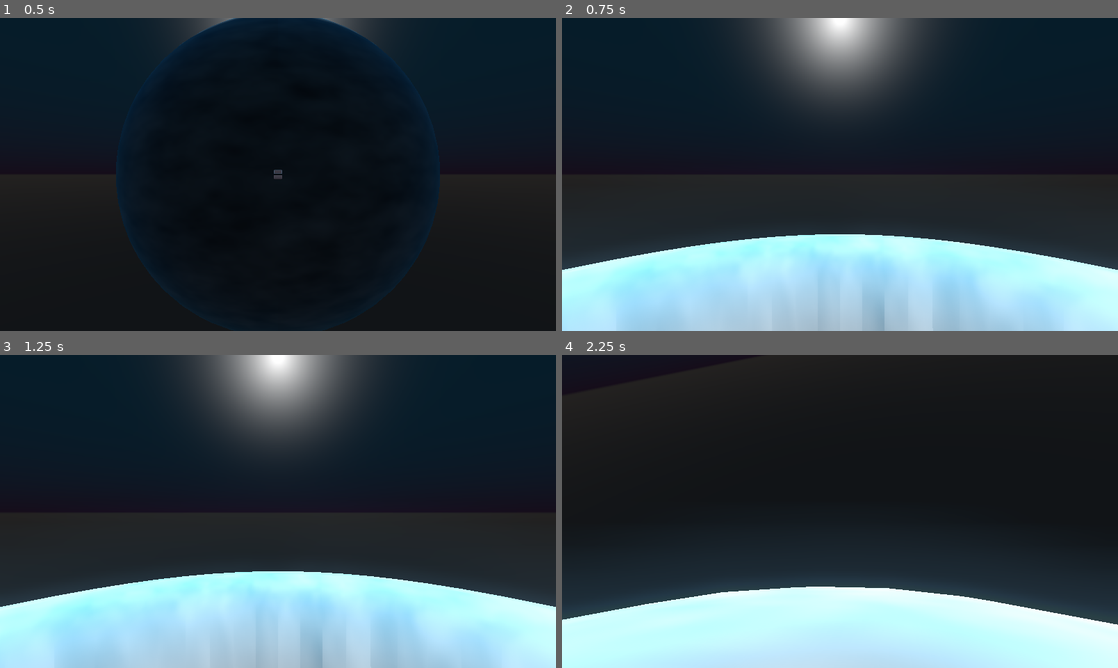
Above: before the commit, frames 1-4 (two rows, left to right).
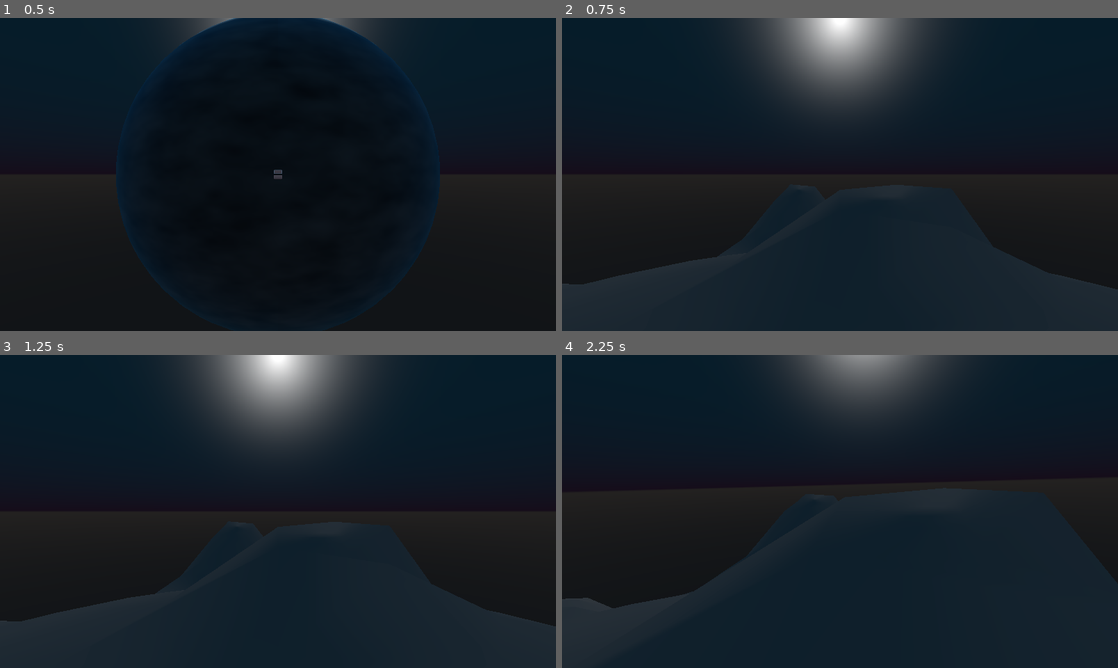
Above: after the commit, the same moments.

Repository: Niemi-Bros-Entertainment/Godot-Wild-Jam-48
Game: Godot game, scene res://Scenes/Title.tscn
The game is run twice, just before and just after one commit, with the same random seed, the same clock (stepped at 60 frames per second) and the same inputs.
Inputs (mouse positions are in pixels of both pictures, inside the frame that each line leads up to):
- Up to frame 1 (0.5 s): no input
- Up to frame 2 (0.75 s): click "Engage" at 0.5 s
- Up to frame 3 (1.25 s): no input
- Up to frame 4 (2.25 s): tap Enter at 1.25 s; move the mouse to (867, 511) at 1.27 s; press the mouse at (867, 511) at 1.28 s; hold W (move_forward) from 1.28 s (still down); move the mouse to (812, 511) at 2.02 s; release the mouse at (812, 511) at 2.03 s; click (812, 511) at 2.1 s

Frame 1 is identical in both runs. In frame 2, 29% of the frame differs, in the area x 0-100%, y 67-100%; in frame 3, 29%; in frame 4, 34%, in the area x 0-100%, y 0-100%.

Commit message:
Started procedural planet generation
-created subfolder for Moon prefabs
-tweaked player controls to better suit slope movement

Diff:
--- a/Godot-Wild-Jam-48-Project/Scenes/Game.tscn
+++ b/Godot-Wild-Jam-48-Project/Scenes/Game.tscn
@@ -1,6 +1,6 @@
 [gd_scene load_steps=2 format=2]
 
-[ext_resource path="res://Scenes/Prefabs/Moon_Placeholder.tscn" type="PackedScene" id=2]
+[ext_resource path="res://Scenes/Prefabs/Moon/Moon_Placeholder.tscn" type="PackedScene" id=2]
 
 [node name="Game" type="Spatial"]
 
--- /dev/null
+++ b/Godot-Wild-Jam-48-Project/Scenes/Prefabs/Moon/ProceduralPlanet.tscn
@@ -0,0 +1,33 @@
+[gd_scene load_steps=8 format=2]
+
+[ext_resource path="res://Scripts/Procedural/PlanetData.gd" type="Script" id=1]
+[ext_resource path="res://Scripts/Procedural/Planet.gd" type="Script" id=2]
+[ext_resource path="res://Scripts/Procedural/PlanetNoise.gd" type="Script" id=3]
+
+[sub_resource type="OpenSimplexNoise" id=2]
+octaves = 9
+period = 54.6
+persistence = 0.613
+lacunarity = 1.43
+
+[sub_resource type="Resource" id=3]
+script = ExtResource( 3 )
+noise = SubResource( 2 )
+amplitude = 0.9
+minHeight = 0.5
+
+[sub_resource type="Resource" id=1]
+script = ExtResource( 1 )
+resolution = 25
+radius = 50.0
+planetNoise = [ SubResource( 3 ) ]
+
+[sub_resource type="SphereShape" id=4]
+radius = 50.0
+
+[node name="Planet" type="StaticBody"]
+script = ExtResource( 2 )
+planetData = SubResource( 1 )
+
+[node name="CollisionShape" type="CollisionShape" parent="."]
+shape = SubResource( 4 )
--- /dev/null
+++ b/Godot-Wild-Jam-48-Project/Scenes/Tests/ProceduralPlanetTest.tscn
@@ -0,0 +1,12 @@
+[gd_scene load_steps=2 format=2]
+
+[ext_resource path="res://Scenes/Prefabs/Moon/ProceduralPlanet.tscn" type="PackedScene" id=1]
+
+[node name="PlanetTest" type="Spatial"]
+
+[node name="Camera" type="Camera" parent="."]
+transform = Transform( 1, 0, 0, 0, 0.951057, 0.309017, 0, -0.309017, 0.951057, 0, 25, 100 )
+
+[node name="DirectionalLight" type="DirectionalLight" parent="."]
+
+[node name="Planet" parent="." instance=ExtResource( 1 )]
--- a/Godot-Wild-Jam-48-Project/Scenes/Tests/SphereWalker.tscn
+++ b/Godot-Wild-Jam-48-Project/Scenes/Tests/SphereWalker.tscn
@@ -1,11 +1,11 @@
 [gd_scene load_steps=3 format=2]
 
 [ext_resource path="res://Scenes/Prefabs/Player.tscn" type="PackedScene" id=1]
-[ext_resource path="res://Scenes/Prefabs/Moon_Placeholder.tscn" type="PackedScene" id=2]
+[ext_resource path="res://Scenes/Prefabs/Moon/ProceduralPlanet.tscn" type="PackedScene" id=2]
 
 [node name="PlanetWalker" type="Spatial"]
 
-[node name="Moon" parent="." instance=ExtResource( 2 )]
-
 [node name="Player" parent="." instance=ExtResource( 1 )]
 transform = Transform( 1, 0, 0, 0, 1, 0, 0, 0, 1, 0, 126.593, 0 )
+
+[node name="Planet" parent="." instance=ExtResource( 2 )]
--- a/Godot-Wild-Jam-48-Project/Scenes/Title.tscn
+++ b/Godot-Wild-Jam-48-Project/Scenes/Title.tscn
@@ -2,7 +2,7 @@
 
 [ext_resource path="res://Scripts/UI/PlayButton.gd" type="Script" id=1]
 [ext_resource path="res://Scripts/UI/QuitButton.gd" type="Script" id=2]
-[ext_resource path="res://Scenes/Prefabs/Moon_Placeholder.tscn" type="PackedScene" id=3]
+[ext_resource path="res://Scenes/Prefabs/Moon/Moon_Placeholder.tscn" type="PackedScene" id=3]
 
 [node name="Title" type="Control"]
 anchor_right = 1.0
--- a/Godot-Wild-Jam-48-Project/Scripts/Player.gd
+++ b/Godot-Wild-Jam-48-Project/Scripts/Player.gd
@@ -10,9 +10,9 @@
 const MOON_RADIUS :float = Constants.MOON_RADIUS
 const TRANSFORM_INTERPOLATE :float = 0.2
 const LOOK_PITCH_LIMIT :float = deg2rad(89.0)
-const GRAVITY_STRENGTH :float = 20.0
+const GRAVITY_STRENGTH :float = 10.0
 
-export(float) var speed = 50.0
+export(float) var speed = 8.0
 export(float) var acceleration = 5.0
 
 var direction :Vector3 = Vector3.ZERO
@@ -32,10 +32,11 @@
 
 	raycast.cast_to = raycast.to_local(ORIGIN - raycast.global_transform.origin)
 
-	direction += -up * GRAVITY_STRENGTH
+	if not is_on_floor():
+		direction += -up * GRAVITY_STRENGTH
 
 	velocity = velocity.linear_interpolate(direction * speed, acceleration * delta)
-	velocity = move_and_slide(velocity, up, true)
+	velocity = move_and_slide_with_snap(velocity, -up * GRAVITY_STRENGTH, up, true)
 
 	var xform :Transform = align_with_y(global_transform, up)
 	global_transform = global_transform.interpolate_with(xform, TRANSFORM_INTERPOLATE)
--- /dev/null
+++ b/Godot-Wild-Jam-48-Project/Scripts/Procedural/Planet.gd
@@ -0,0 +1,47 @@
+'Planet'
+tool
+extends Spatial
+
+export(Resource) var planetData setget set_planet_data
+var terrainFaces :Array = []
+var collisionShapes :Array = []
+
+const NORMALS :Array = [
+	Vector3.UP,
+	Vector3.DOWN,
+	Vector3.LEFT,
+	Vector3.RIGHT,
+	Vector3.FORWARD,
+	Vector3.BACK
+]
+
+func _ready():
+	on_data_changed()
+
+
+func on_data_changed():
+	if terrainFaces.empty():
+		terrainFaces.resize(NORMALS.size())
+		collisionShapes.resize(NORMALS.size())
+		for i in range(NORMALS.size()):
+			var cs :CollisionShape = CollisionShape.new()
+			var instance :TerrainFace = TerrainFace.new(NORMALS[i])
+			terrainFaces[i] = instance
+			collisionShapes[i] = cs
+			add_child(instance)
+			add_child(cs)
+	generate_mesh()
+	for i in range(collisionShapes.size()):
+		collisionShapes[i].shape = terrainFaces[i].convexShape
+
+
+func generate_mesh():
+	for t in terrainFaces:
+		(t as TerrainFace).construct_mesh(planetData)
+
+
+func set_planet_data(value):
+	planetData = value
+	on_data_changed()
+	if planetData != null and not planetData.is_connected("changed", self, "on_data_changed"):
+		planetData.connect("changed", self, "on_data_changed")
--- /dev/null
+++ b/Godot-Wild-Jam-48-Project/Scripts/Procedural/PlanetData.gd
@@ -0,0 +1,44 @@
+tool
+class_name PlanetData extends Resource
+
+export var resolution :int = 10 setget set_resolution
+export var radius :float = 50.0 setget set_radius
+export(Array, Resource) var planetNoise setget set_planet_noise
+
+#export var noise :OpenSimplexNoise setget set_noise
+#export var amplitude :float = 1.0 setget set_amplitude
+#export var minHeight :float = 1.0 setget set_min_height
+
+
+func set_radius(value):
+	radius = value
+	emit_signal("changed")
+
+
+func set_resolution(value):
+	resolution = value
+	resolution = int(clamp(resolution, 2, 256))
+	emit_signal("changed")
+
+
+func set_planet_noise(value):
+	planetNoise = value
+	emit_signal("changed")
+	for n in planetNoise:
+		# trigger our change, when noise resource changes
+		if n != null and not n.is_connected("changed", self, "on_data_changed"):
+			n.connect("changed", self, "on_data_changed")
+
+
+func on_data_changed():
+	emit_signal("changed")
+
+
+func point_on_planet(pointOnSphere :Vector3) -> Vector3:
+	var elevation :float = 0.0
+	for n in planetNoise:
+		var levelElevation = n.noise.get_noise_3dv(pointOnSphere * 100.0) # -1 to 1
+		levelElevation = levelElevation + 1 / 2.0 * n.amplitude
+		levelElevation = max(0.0, levelElevation - n.minHeight)
+		elevation += levelElevation
+	return pointOnSphere * radius * (elevation+1.0)
--- /dev/null
+++ b/Godot-Wild-Jam-48-Project/Scripts/Procedural/PlanetNoise.gd
@@ -0,0 +1,28 @@
+tool
+class_name PlanetNoise extends Resource
+
+export var noise :OpenSimplexNoise setget set_noise
+export var amplitude :float = 1.0 setget set_amplitude
+export var minHeight :float = 1.0 setget set_min_height
+
+
+func set_noise(value):
+	noise = value
+	emit_signal("changed")
+	# trigger our change, when noise resource changes
+	if noise != null and not noise.is_connected("changed", self, "on_data_changed"):
+		noise.connect("changed", self, "on_data_changed")
+
+
+func set_amplitude(value):
+	amplitude = value
+	emit_signal("changed")
+
+
+func set_min_height(value):
+	minHeight = value
+	emit_signal("changed")
+
+
+func on_data_changed():
+	emit_signal("changed")
--- /dev/null
+++ b/Godot-Wild-Jam-48-Project/Scripts/Procedural/TerrainFace.gd
@@ -0,0 +1,120 @@
+class_name TerrainFace extends MeshInstance
+
+export(Vector3) var normal :Vector3 = Vector3.ZERO
+
+var proceduralMesh :ArrayMesh
+var convexShape :Shape
+var axisA :Vector3
+var axisB :Vector3
+
+
+func _init(_n :Vector3):
+	normal = _n
+	axisA = Vector3(normal.y, normal.z, normal.x)
+	axisB = normal.cross(axisA)
+	proceduralMesh = ArrayMesh.new()
+	name = str(_n)
+
+
+func construct_mesh(data :PlanetData):
+	var arrays :Array = [] # Array of mesh arrays
+	arrays.resize(Mesh.ARRAY_MAX)
+
+	var vertexArray = PoolVector3Array()
+	var uvArray = PoolVector3Array()
+	var normalArray = PoolVector3Array()
+	var indexArray = PoolIntArray()
+
+	var resolution :int = data.resolution
+
+	var numVertices = resolution * resolution
+	var numTriangles = (resolution-1) * (resolution-1) * 6
+
+	normalArray.resize(numVertices)
+	uvArray.resize(numVertices)
+	vertexArray.resize(numVertices)
+	indexArray.resize(numTriangles)
+
+	var triIndex :int = 0
+	for y in range(resolution):
+		for x in range(resolution):
+			var i = x + y * resolution
+			var percent = Vector2(x, y) / (resolution - 1)
+			var pointOnUnitCube :Vector3 = normal + (percent.x - 0.5) * 2 * axisA + (percent.y - 0.5) * 2 * axisB
+			var pointOnUnitSphere :Vector3 = pointOnUnitCube.normalized()
+			var pointOnPlanet = data.point_on_planet(pointOnUnitSphere)
+			#vertexArray[i] = pointOnUnitSphere * data.radius
+			vertexArray[i] = pointOnPlanet
+
+			if x != resolution-1 and y != resolution-1:
+				indexArray[triIndex + 2] = i
+				indexArray[triIndex + 1] = i+resolution+1
+				indexArray[triIndex] = i+resolution
+
+				indexArray[triIndex + 5] = i
+				indexArray[triIndex + 4] = i+1
+				indexArray[triIndex + 3] = i+resolution+1
+				triIndex += 6
+
+	for a in range(0, indexArray.size(), 3):
+		var b :int = a + 1
+		var c :int = a + 2
+		var ab :Vector3 = vertexArray[indexArray[b]] - vertexArray[indexArray[a]]
+		var bc :Vector3 = vertexArray[indexArray[c]] - vertexArray[indexArray[b]]
+		var ca :Vector3 = vertexArray[indexArray[a]] - vertexArray[indexArray[c]]
+		var cross_ab_bc :Vector3 = ab.cross(bc) * -1.0
+		var cross_bc_ca :Vector3 = bc.cross(ca) * -1.0
+		var cross_ca_ab :Vector3 = ab.cross(ab) * -1.0
+		normalArray[indexArray[a]] += cross_ab_bc + cross_bc_ca + cross_ca_ab
+		normalArray[indexArray[b]] += cross_ab_bc + cross_bc_ca + cross_ca_ab
+		normalArray[indexArray[c]] += cross_ab_bc + cross_bc_ca + cross_ca_ab
+
+	for i in range(normalArray.size()):
+		normalArray[i] = normalArray[i].normalized()
+
+	arrays[Mesh.ARRAY_VERTEX] = vertexArray
+	arrays[Mesh.ARRAY_NORMAL] = normalArray
+	arrays[Mesh.ARRAY_TEX_UV] = uvArray
+	arrays[Mesh.ARRAY_INDEX] = indexArray
+
+	call_deferred("_update_mesh", arrays)
+
+
+func _update_mesh(arrays :Array):
+	proceduralMesh.clear_surfaces()
+	proceduralMesh.add_surface_from_arrays(Mesh.PRIMITIVE_TRIANGLES, arrays)
+	self.mesh = proceduralMesh
+	convexShape = mesh.create_trimesh_shape()
+
+
+#func construct_mesh():
+#	var verts = PoolVector3Array()
+#	verts.resize(resolution * resolution)
+#	var triangles = Array()
+#	triangles.resize((resolution-1) * (resolution-1) * 6)
+#	var triIndex :int = 0
+#
+#	for y in range(resolution):
+#		for x in range(resolution):
+#			var i = x + y * resolution
+#			var percent = Vector2(x, y) / (resolution - 1)
+#			var pointOnUnitCube = normal + (percent.x - 0.5) * 2 * axisA + (percent.y - 0.5) * 2 * axisB
+#			verts[i] = pointOnUnitCube
+#
+#			if x != resolution-1 and y != resolution-1:
+#				triangles[triIndex] = i
+#				triangles[triIndex + 1] = i+resolution+1
+#				triangles[triIndex + 2] = i+resolution
+#
+#				triangles[triIndex + 3] = i
+#				triangles[triIndex + 4] = i+1
+#				triangles[triIndex + 5] = i+resolution+1
+#				triIndex += 6
+#
+#	proceduralMesh.clear_surfaces()
+#	var resultArrays :Array = []
+#	resultArrays.resize(ArrayMesh.ARRAY_MAX)
+#	resultArrays[ArrayMesh.ARRAY_VERTEX] = verts
+#	proceduralMesh.add_surface_from_arrays(Mesh.PRIMITIVE_TRIANGLES, resultArrays)
+#	mesh = proceduralMesh
+#
--- a/Godot-Wild-Jam-48-Project/project.godot
+++ b/Godot-Wild-Jam-48-Project/project.godot
@@ -13,9 +13,27 @@
 "class": "Constants",
 "language": "GDScript",
 "path": "res://Scripts/Constants.gd"
+}, {
+"base": "Resource",
+"class": "PlanetData",
+"language": "GDScript",
+"path": "res://Scripts/Procedural/PlanetData.gd"
+}, {
+"base": "Resource",
+"class": "PlanetNoise",
+"language": "GDScript",
+"path": "res://Scripts/Procedural/PlanetNoise.gd"
+}, {
+"base": "MeshInstance",
+"class": "TerrainFace",
+"language": "GDScript",
+"path": "res://Scripts/Procedural/TerrainFace.gd"
 } ]
 _global_script_class_icons={
-"Constants": ""
+"Constants": "",
+"PlanetData": "",
+"PlanetNoise": "",
+"TerrainFace": ""
 }
 
 [application]
Renamed: Godot-Wild-Jam-48-Project/Scenes/Prefabs/Moon_Placeholder.tscn -> Godot-Wild-Jam-48-Project/Scenes/Prefabs/Moon/Moon_Placeholder.tscn
